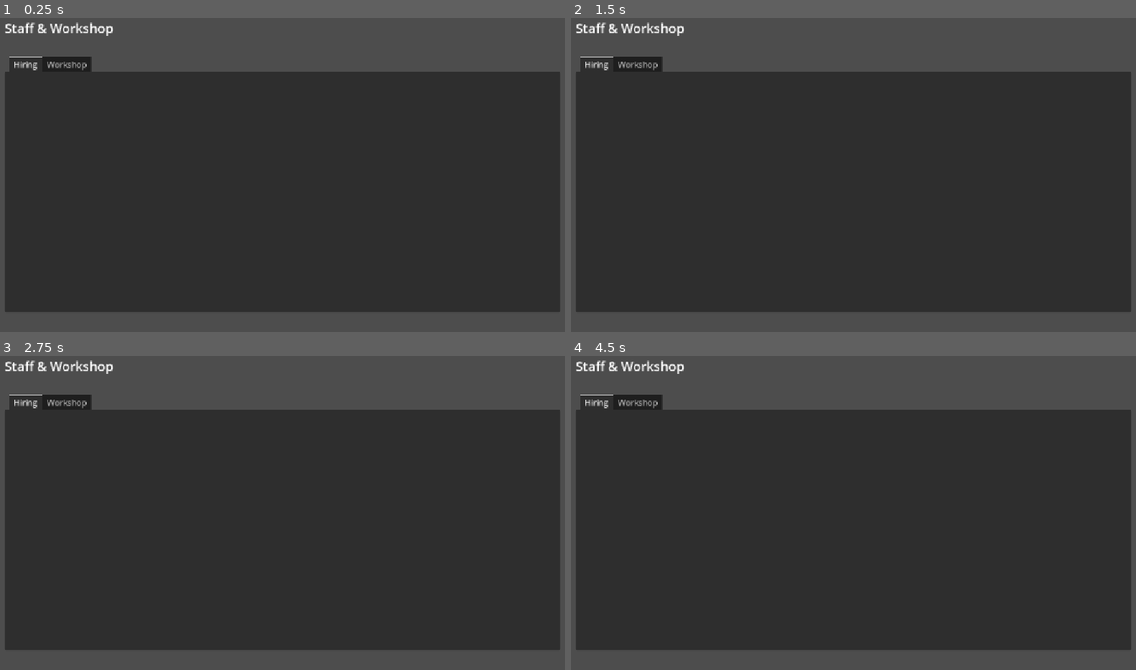
Above: before the commit, frames 1-4 (two rows, left to right).
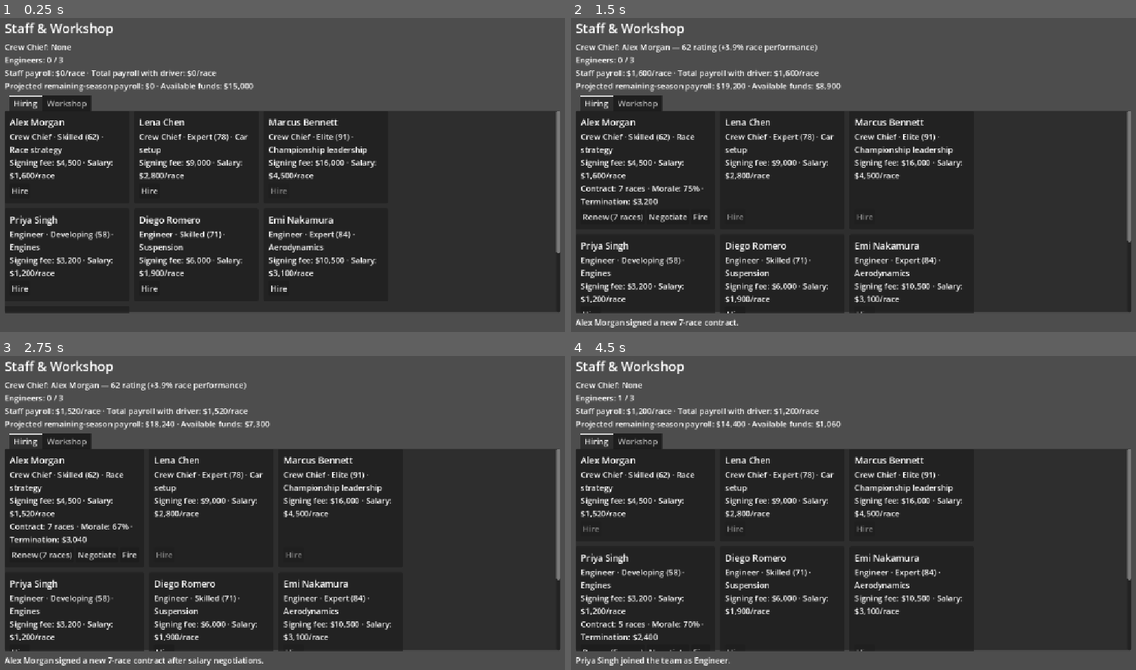
Above: after the commit, the same moments.

Repository: joeyp24/racing_manager
Game: Godot game, scene res://scenes/pages/staff/staff.tscn
Same seed, same stepped clock (60 frames per second), same inputs: the game is played once before the commit and once after it. This scene is started directly instead of the project's main scene.
Inputs (mouse positions are in pixels of both pictures, inside the frame that each line leads up to):
- Up to frame 1 (0.25 s): no input
- Up to frame 2 (1.5 s): click (593, 190) at 0.5 s, where only the run after the commit has a clickable "Hire"; click (610, 215) at 1.25 s, where only the run after the commit has a clickable "Renew (7 races)"
- Up to frame 3 (2.75 s): click (96, 553) at 2 s, where only the run after the commit has a clickable "Negotiate"
- Up to frame 4 (4.5 s): click (700, 553) at 2.75 s, where only the run after the commit has a clickable "Fire"; click (915, 525) at 3.5 s, where only the run after the commit has a clickable "OK"; click (593, 626) at 4.25 s, where only the run after the commit has a clickable "Hire"

The runs differ from the first frame. In frame 1, 17% of the frame differs, in the area x 0-100%, y 8-95%; in frame 2, 19%; in frame 3, 19%, in the area x 0-100%, y 7-99%; in frame 4, 18%.
Error before the commit: Parse Error: Variable "available_engineers" has the same name as a previously declared variable. (res://scenes/pages/staff/staff.gd:18)

Commit message:
Fix staff page script errors

Diff:
--- a/scenes/pages/staff/staff.gd
+++ b/scenes/pages/staff/staff.gd
@@ -15,9 +15,6 @@
 var repairable_parts: Array[CarPart] = []
 var pending_fire_member: StaffMember = null
 
-var available_engineers: Array[StaffMember] = []
-var repairable_parts: Array[CarPart] = []
-
 
 func _ready() -> void:
 	manufacture_button.pressed.connect(_on_manufacture_pressed)
@@ -34,7 +31,6 @@
 		chief_text = "%s — %d rating (+%.1f%% race performance)" % [chief.staff_name, chief.rating, team.get_crew_chief_performance_boost()]
 	var races_remaining := maxi(0, RaceManager.SEASON_RACE_IDS.size() - team.completed_races.size())
 	roster_summary_label.text = "Crew Chief: %s\nEngineers: %d / %d\nStaff payroll: $%s/race · Total payroll with driver:  …(315 unchanged characters)…
-	roster_summary_label.text = "Crew Chief: %s\nEngineers: %d / %d" % [chief_text, team.get_engineers().size(), Team.MAX_ENGINEERS]
 	refresh_candidates()
 	refresh_workshop()
 
@@ -61,10 +57,6 @@
 		details.size_flags_vertical = Control.SIZE_EXPAND_FILL
 		var action := HBoxContainer.new()
 		configure_staff_actions(action, member)
-		details.autowrap_mode = TextServer.AUTOWRAP_WORD_SMART
-		details.size_flags_vertical = Control.SIZE_EXPAND_FILL
-		var action := Button.new()
-		configure_hire_button(action, member)
 		content.add_child(title)
 		content.add_child(details)
 		content.add_child(action)
@@ -90,11 +82,6 @@
 		container.add_child(fire_button)
 		return
 	var button := Button.new()
-func configure_hire_button(button: Button, member: StaffMember) -> void:
-	if member.hired:
-		button.text = "Hired"
-		button.disabled = true
-		return
 	button.text = "Hire"
 	var team: Team = GameManager.team
 	var role_full := member.role == "Crew Chief" and team.get_crew_chief() != null
